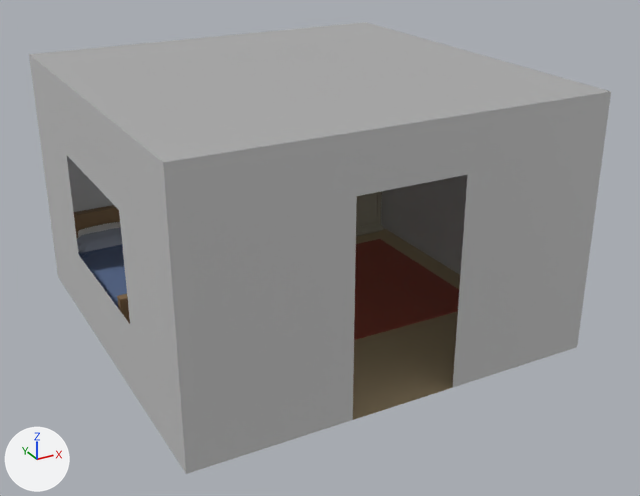
An edit to the Blender file assets/models/bedroom/sovrum.blend, drawn before and after from the same camera.
One viewpoint serves both versions: a camera (50 mm lens) standing at (-1.81, -9.31, 4.32) and looking at (2.07, -2.25, 0.79). Arrows for +X, +Y and +Z are at lower left; the lights stay in place.

In view in the first picture: 'matta', 'rum', 'säng_ram', 'säng_täcke'.
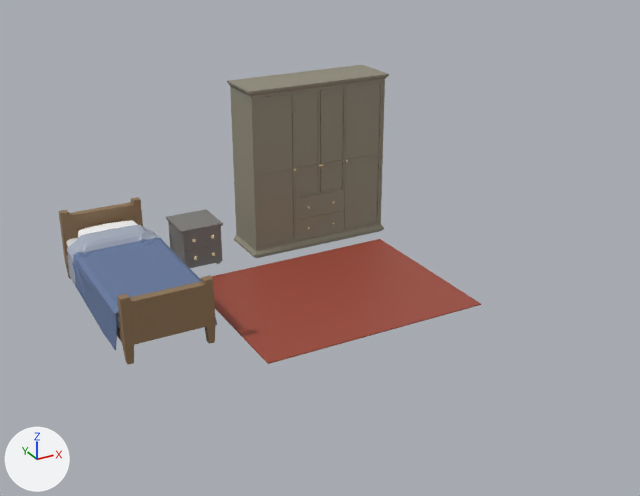
Pixel boxes (x1, y1, x2, y2) of what changed, in the pictures (640 x 496 px):
'rum', deleted: before (29, 22, 611, 474)
'matta', unchanged, uncovered by the edit: before (354, 239, 459, 340); after (211, 239, 481, 364)
'säng_täcke', unchanged, uncovered by the edit: before (77, 228, 127, 307); after (67, 225, 217, 350)
'garderob_ram', unchanged, uncovered by the edit: before (356, 191, 384, 236); after (227, 65, 389, 258)
'säng_ram', unchanged, uncovered by the edit: before (73, 205, 130, 324); after (59, 197, 216, 365)

Edits to the bpy script that builds the scene:
```text
Remove ob_rum:
    ob_rum = bpy.data.objects.new('rum', me_cube)
    ob_rum.location = (1.963, -1.964, 0.0)
```
